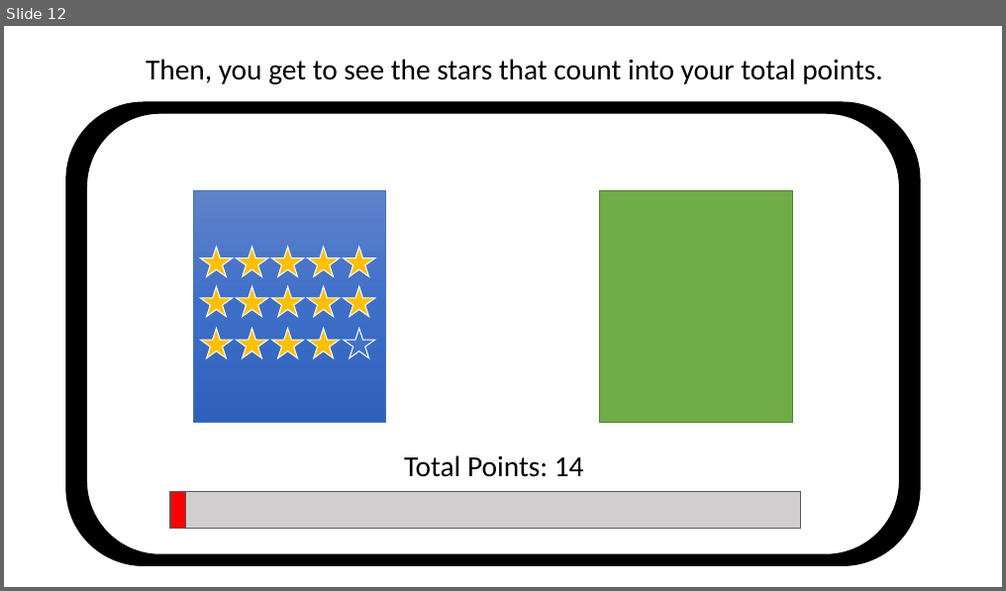
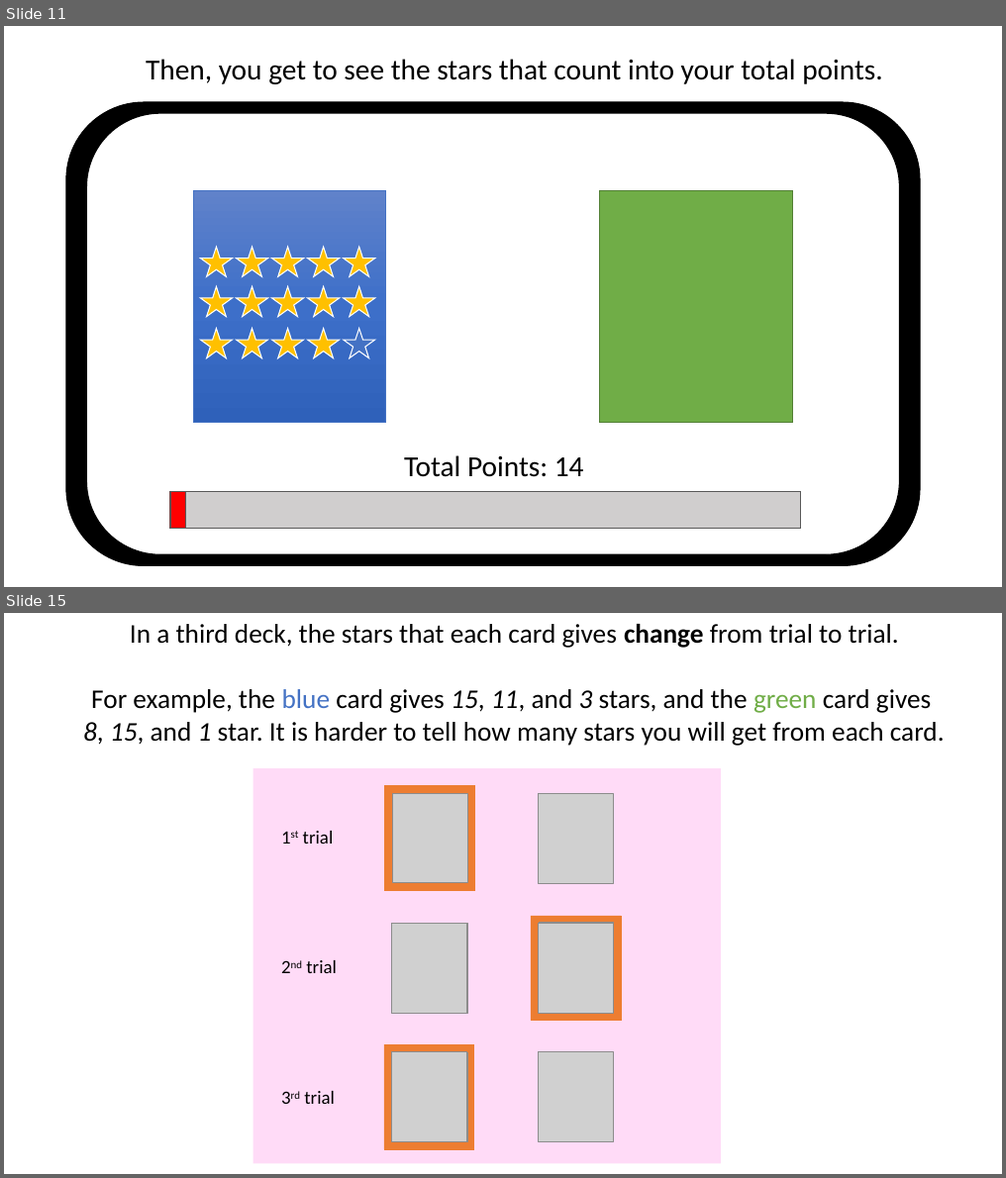
Before and after one commit to LillianXu2019/LUX-RL, a slide deck: images/task_instructions_lux.pptx. Shown one above the other, each under a label of ours: slide 12 before the commit, slides 11 and 15 after it; the slides between them are not shown. The pictures are 1006x591 and 1006x1178 pixels, drawn with LibreOffice and Linux fonts; fonts in the diff are those of the drawing; grey boxes stand for pictures. Boxes give left, top, right and bottom in pixels: in the first picture for what was removed or moved away, otherwise in the second. Text is boxed around its words. In the diff, an @@ line names an element or a change of style, - is before the commit and + after.

```diff
--- a/images/task_instructions_lux.pptx
+++ b/images/task_instructions_lux.pptx
@@ slide 15 added at [4,613,1002,1174], background #FFFFFF @@
@@ text added at [83,624,944,746], 26 pt, text #000000 @@
+In a third deck, the stars that each card gives change from trial to trial.
+For example, the blue card gives 15, 11, and 3 stars, and the green card gives
+8, 15, and 1 star. It is harder to tell how many stars you will get from each card.
@@ rectangle added at [253,768,721,1164], fill #FFDBF7 @@
@@ rectangle added at [384,785,474,890], fill #ED7D31, outline #ED7D31 0.5 pt @@
@@ text added at [303,831,334,844], 18 pt, text #000000 @@
+1st trial
@@ picture added at [392,924,466,1014] @@
@@ rectangle added at [531,916,621,1021], fill #ED7D31, outline #ED7D31 0.5 pt @@
@@ group added at [392,793,614,1143]: 5 pictures @@
@@ picture added at [539,924,614,1014] @@
@@ text added at [306,960,337,973], 18 pt, text #000000 @@
+2nd trial
@@ rectangle added at [384,1045,474,1150], fill #ED7D31, outline #ED7D31 0.5 pt @@
@@ picture added at [392,1053,466,1143] @@
@@ picture added at [539,1053,614,1143] @@
@@ text added at [304,1091,335,1104], 18 pt, text #000000 @@
+3rd trial
@@ what was slide 12 is now slide 11 @@
```
Also in this commit, not shown: 8 slides changed, 6 other slides added, 2 slides removed, 19 other files.
